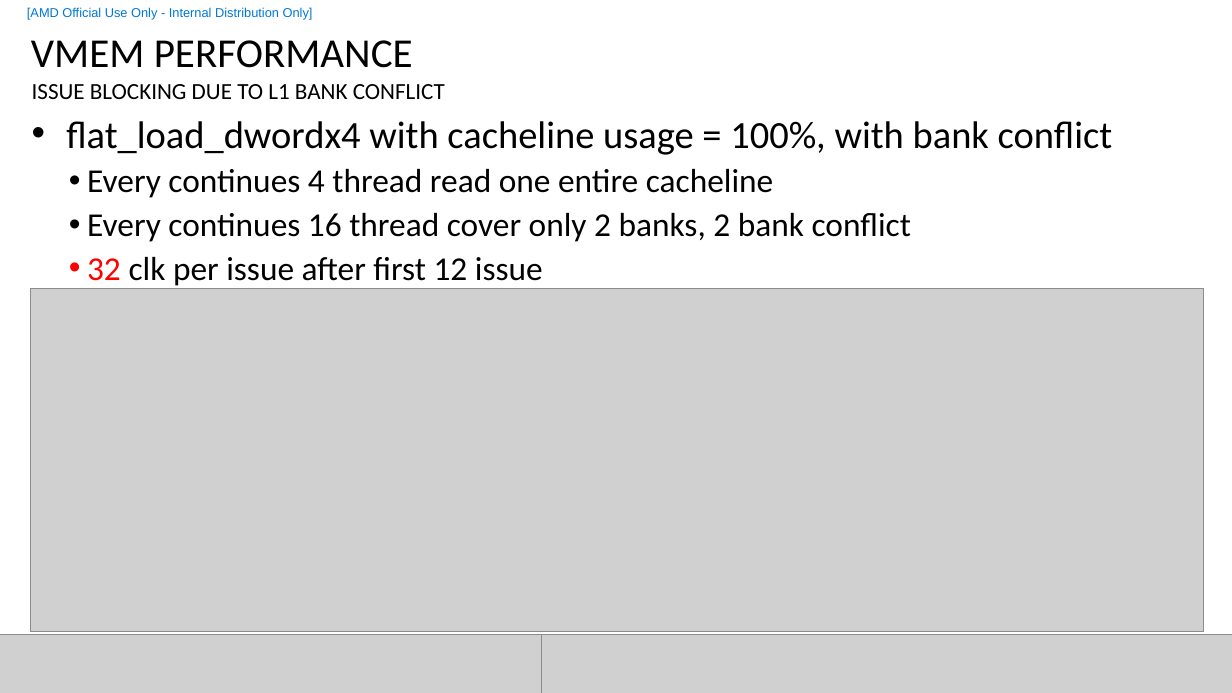
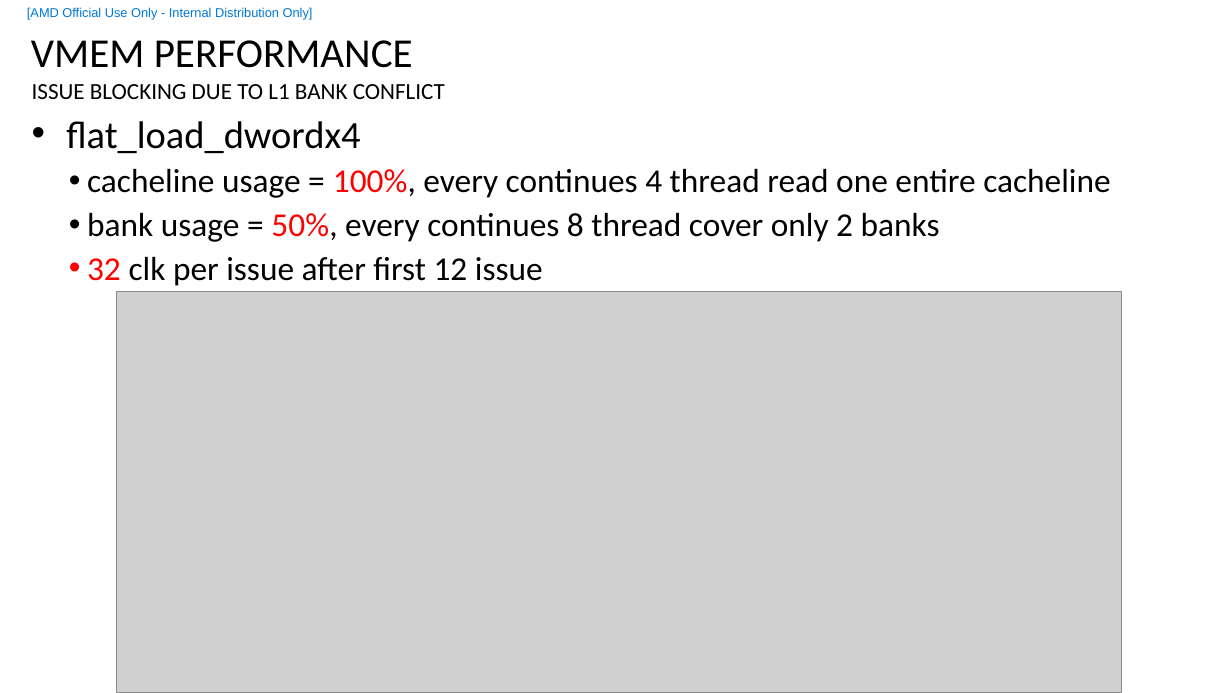
Before and after one commit to feifei14119/rocm_start_sample, a slide deck: slide 9 of vmemL1Bank/vmem_l1_bank.pptx (slide 6 before the commit). Drawn at 1232x693 pixels with LibreOffice and Linux fonts; fonts in the diff are those of the drawing; grey boxes stand for pictures; background and template pictures are left out. Boxes give left, top, right and bottom in pixels: in the first picture for what was removed or moved away, otherwise in the second. Text is boxed around its words. In the diff, an @@ line names an element or a change of style, - is before the commit and + after.

```diff
--- a/vmemL1Bank/vmem_l1_bank.pptx
+++ b/vmemL1Bank/vmem_l1_bank.pptx
@@ text at (x1=66, y1=121, x2=1110, y2=242): text changed @@
-• flat_load_dwordx4 with cacheline usage = 100%, with bank conflict
-  • Every continues 4 thread read one entire cacheline
-  • Every continues 16 thread cover only 2 banks, 2 bank conflict
+• flat_load_dwordx4
+  • cacheline usage = 100%, every continues 4 thread read one entire cacheline
+  • bank usage = 50%, every continues 8 thread cover only 2 banks
@@ picture resized from (x1=30, y1=288, x2=1203, y2=632) to (x1=116, y1=292, x2=1121, y2=693) @@
@@ picture removed at (x1=0, y1=635, x2=541, y2=693) @@
@@ picture removed at (x1=542, y1=635, x2=1232, y2=693) @@
@@ page number added at (x1=22, y1=664, x2=36, y2=686), 9 pt, text #FFFFFF @@
+9
```
Also in this commit, not shown: 3 other slides changed, 10 slides added, 16 other files.
